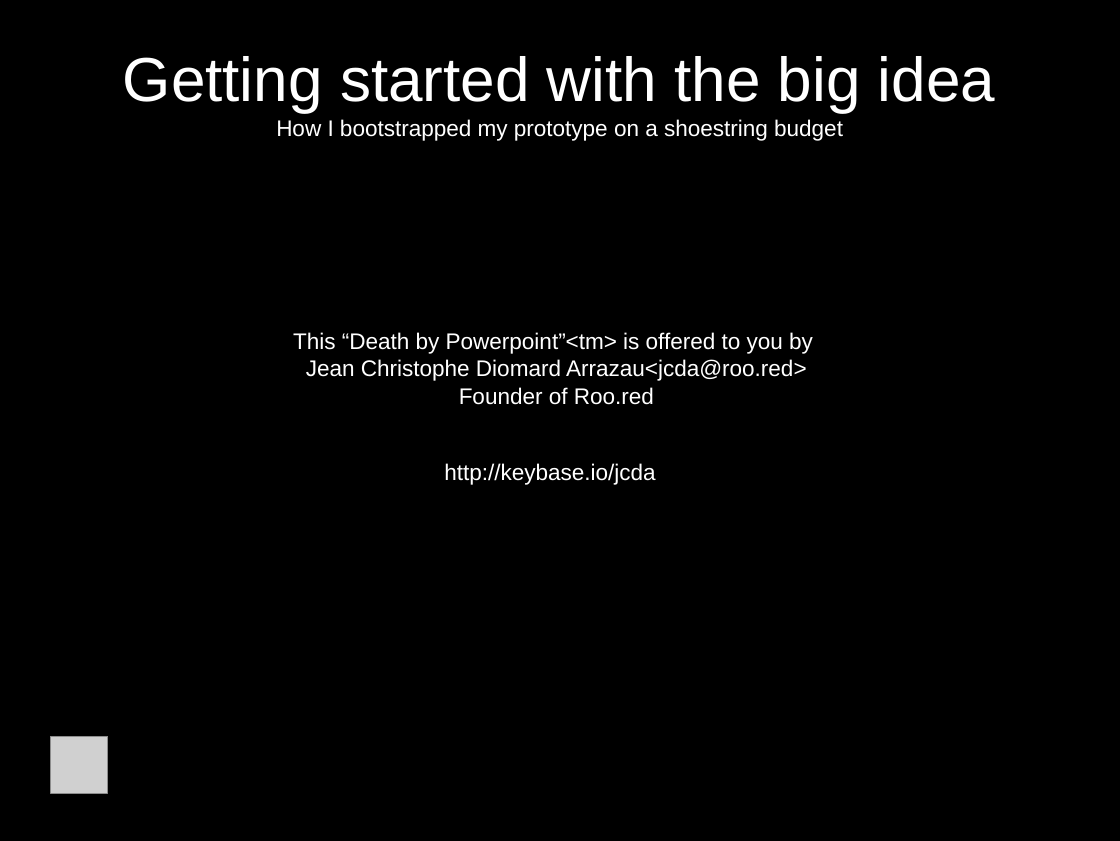
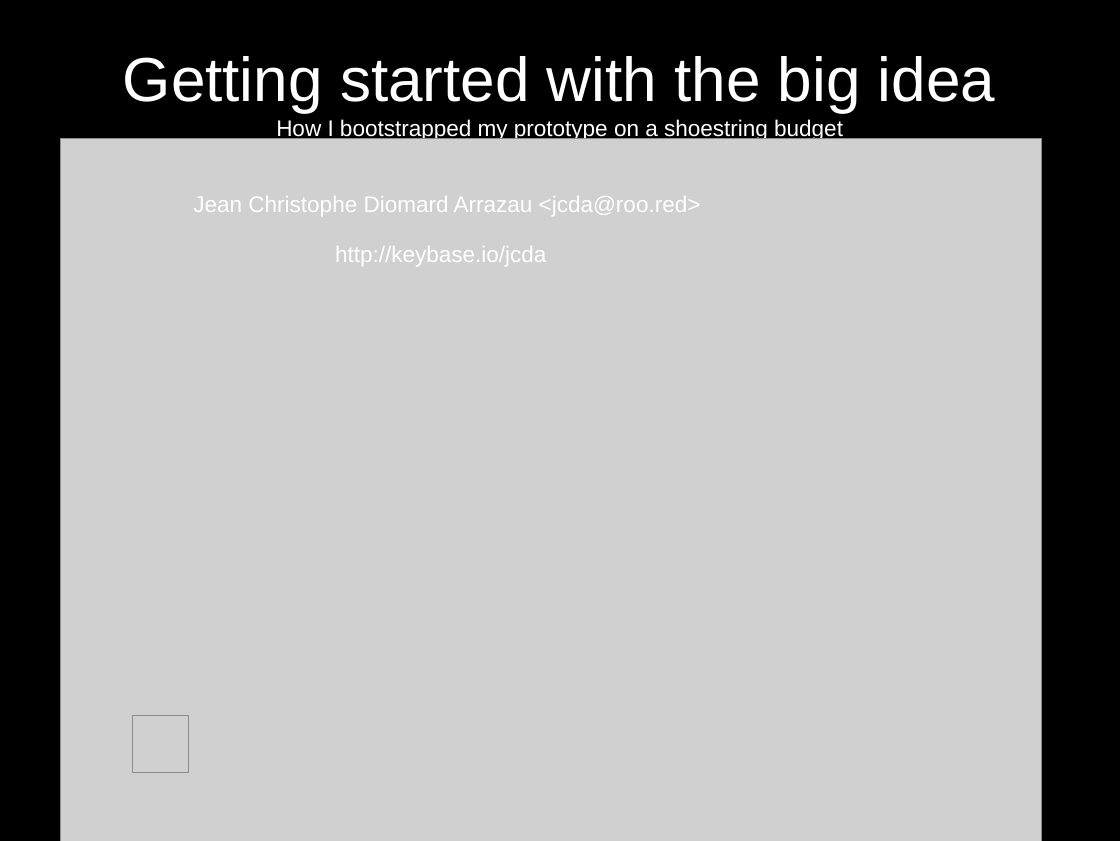
Before and after one commit to jcda/django-mvp-install-script, a slide deck: slide 1 of MVP-presentation-BD-Meetup.odp. Drawn at 1120x841 pixels with LibreOffice and Linux fonts; fonts in the diff are those of the drawing; grey boxes stand for pictures. Boxes give left, top, right and bottom in pixels: in the first picture for what was removed or moved away, otherwise in the second. Text is boxed around its words. In the diff, an @@ line names an element or a change of style, - is before the commit and + after.

```diff
--- a/MVP-presentation-BD-Meetup.odp
+++ b/MVP-presentation-BD-Meetup.odp
@@ subtitle "Jean Christophe Diomard Arrazau <jcda@roo.red>": place and size @@
-subtitle "Jean Christophe Diomard Arrazau <jcda@roo.red>" at bbox=[293, 332, 813, 485]
+subtitle "Jean Christophe Diomard Arrazau <jcda@roo.red>" at bbox=[193, 196, 701, 266]
@@ picture added at bbox=[61, 138, 1042, 841] @@
@@ subtitle at bbox=[193, 196, 701, 216]: text changed @@
-This “Death by Powerpoint”<tm> is offered to you by
-Jean Christophe Diomard Arrazau<jcda@roo.red>
-Founder of Roo.red
+Jean Christophe Diomard Arrazau <jcda@roo.red>
@@ picture: place and size @@
-picture at bbox=[51, 736, 108, 793]
+picture at bbox=[132, 715, 189, 772]
```
Also in this commit, not shown: 11 other slides changed, 3 slides added, 2 other files.
